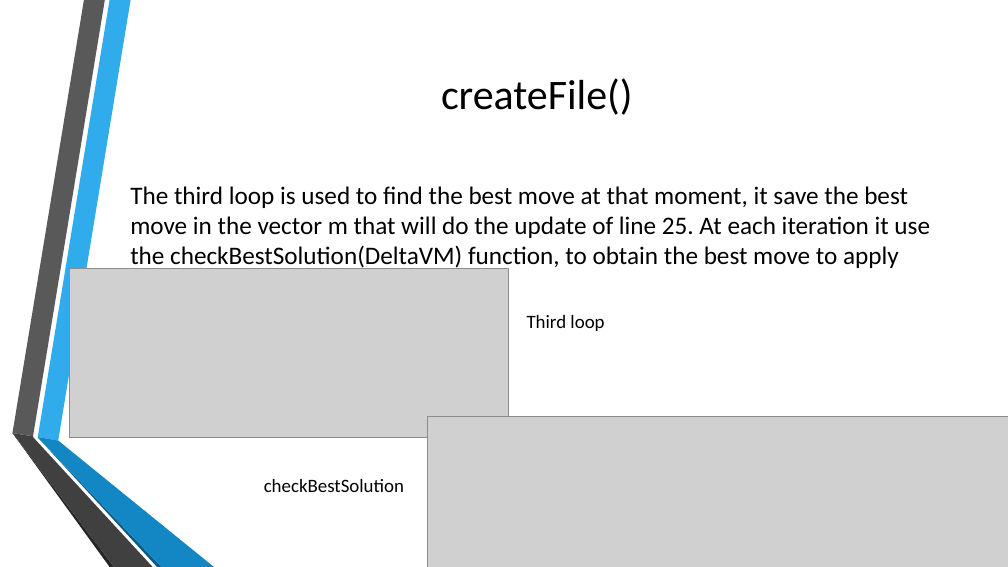
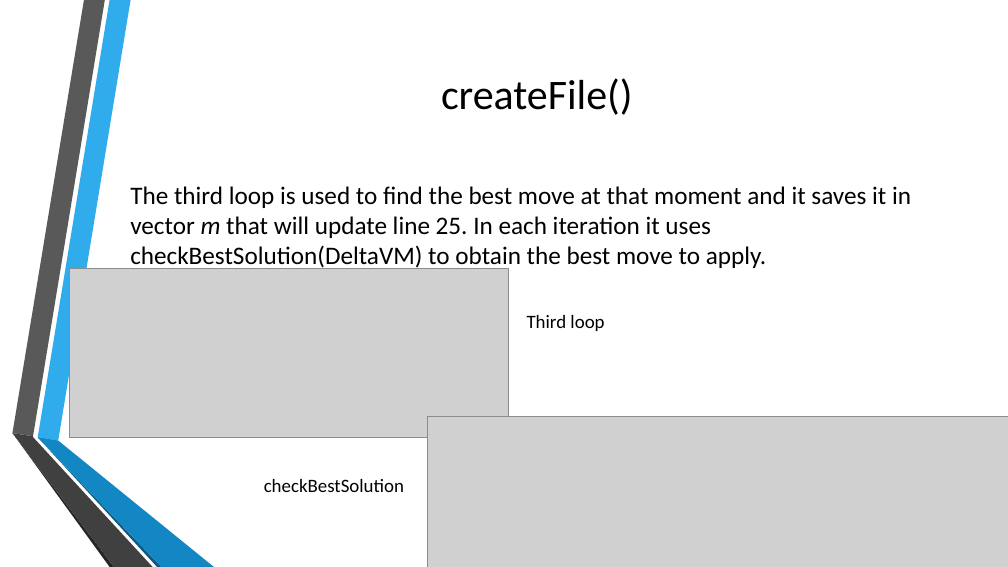
Before and after one commit to Mick95/ParallelProject, a slide deck: slide 11 of projectP/Presentation.pptx. Drawn at 1008x567 pixels with LibreOffice and Linux fonts; fonts in the diff are those of the drawing; grey boxes stand for pictures; background and template pictures are left out. Boxes give left, top, right and bottom in pixels: in the first picture for what was removed or moved away, otherwise in the second. Text is boxed around its words. In the diff, an @@ line names an element or a change of style, - is before the commit and + after.

```diff
--- a/projectP/Presentation.pptx
+++ b/projectP/Presentation.pptx
@@ text at [130, 186, 911, 271]: text changed @@
-The third loop is used to find the best move at that moment, it save the best move in the vector m that will do the update of line 25. At each iteration it use the checkBestSolution(DeltaVM) function, to obtain the best move to apply
+The third loop is used to find the best move at that moment and it saves it in vector m that will update line 25. In each iteration it uses checkBestSolution(DeltaVM) to obtain the best move to apply.
```
Also in this commit, not shown: 9 other slides changed.
